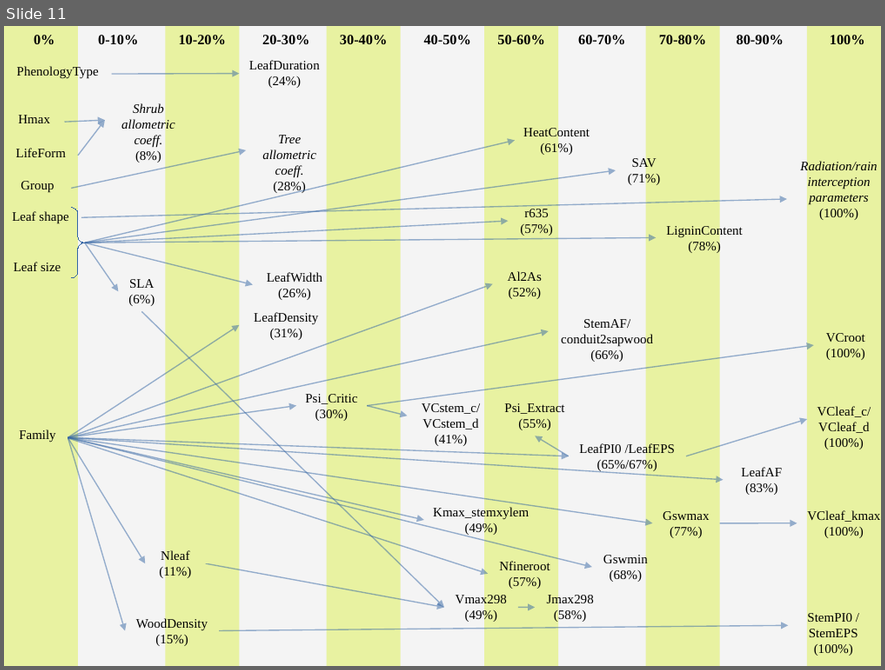
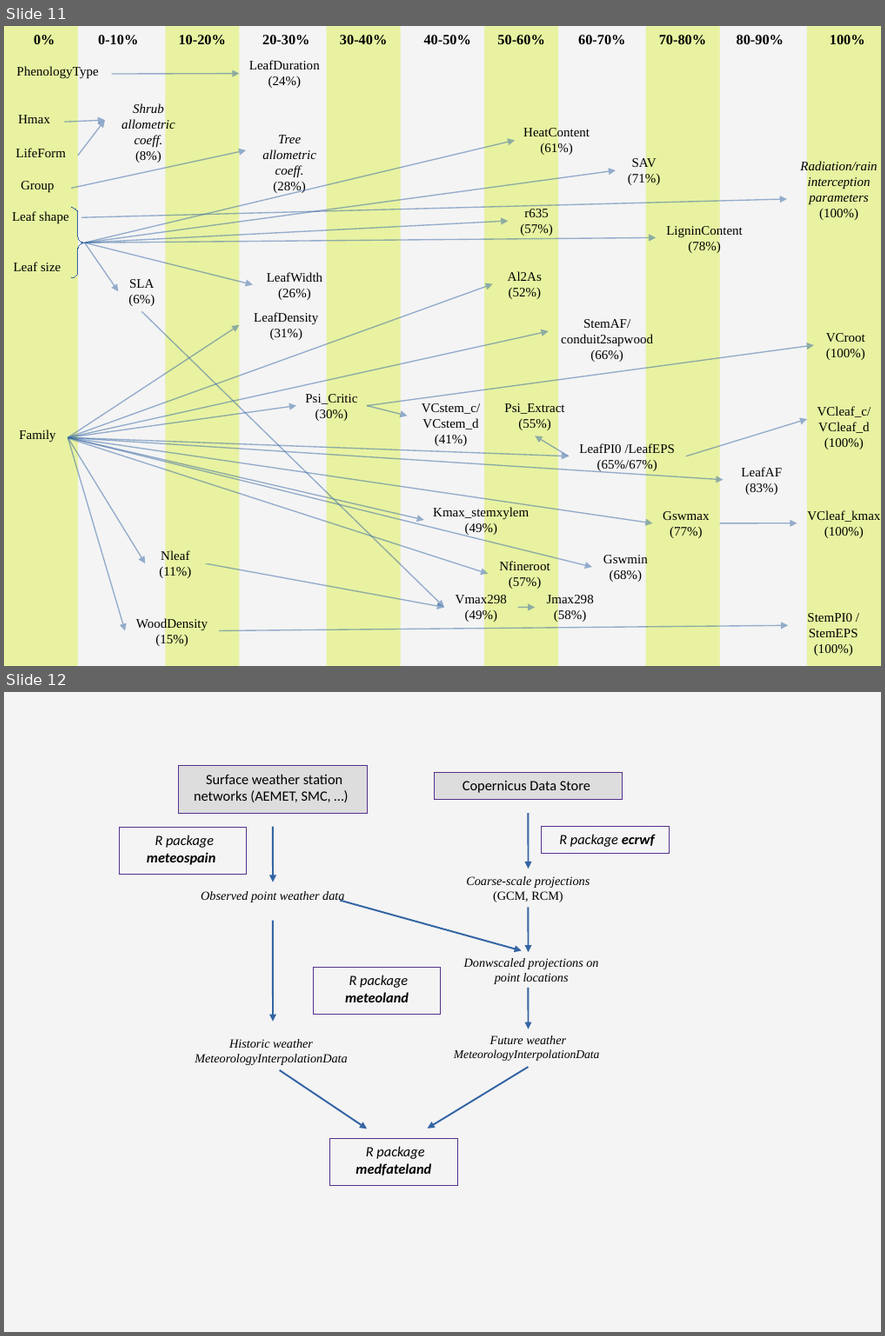
Before and after one commit to emf-creaf/medfatebook, a slide deck: Hydraulics.odp. Shown one above the other, each under a label of ours: slide 11 before the commit, slides 11 and 12 after it. The pictures are 885x670 and 885x1336 pixels, drawn with LibreOffice and Linux fonts; fonts in the diff are those of the drawing. Boxes give left, top, right and bottom in pixels: in the first picture for what was removed or moved away, otherwise in the second. Text is boxed around its words. In the diff, an @@ line names an element or a change of style, - is before the commit and + after.

```diff
--- a/Hydraulics.odp
+++ b/Hydraulics.odp
@@ slide 12 added at [4,692,881,1332], background #F4F4F4 @@
@@ group added at [119,766,670,1186]: 8 arrows, 6 rectangles, 5 texts @@
+Surface weather station networks (AEMET, SMC, …)
+Observed point weather data
+R package meteospain
+Historic weather
+MeteorologyInterpolationData
+R package meteoland
+Copernicus Data Store
+Coarse-scale projections (GCM, RCM)
+Donwscaled projections on point locations
+Future weather MeteorologyInterpolationData
+R package medfateland
+R package ecrwf
```
Also in this commit, not shown: 6 slides changed, 34 other files.
